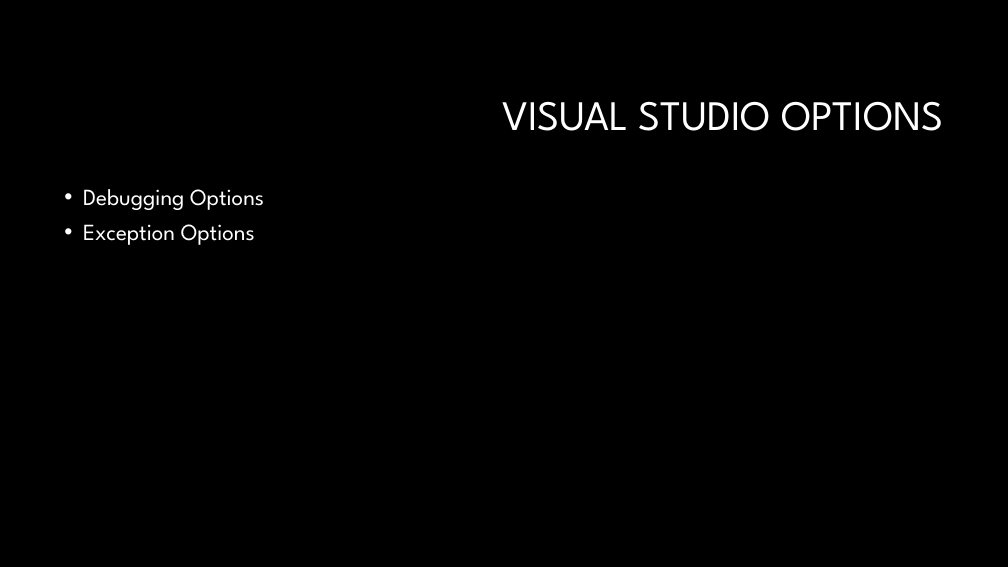
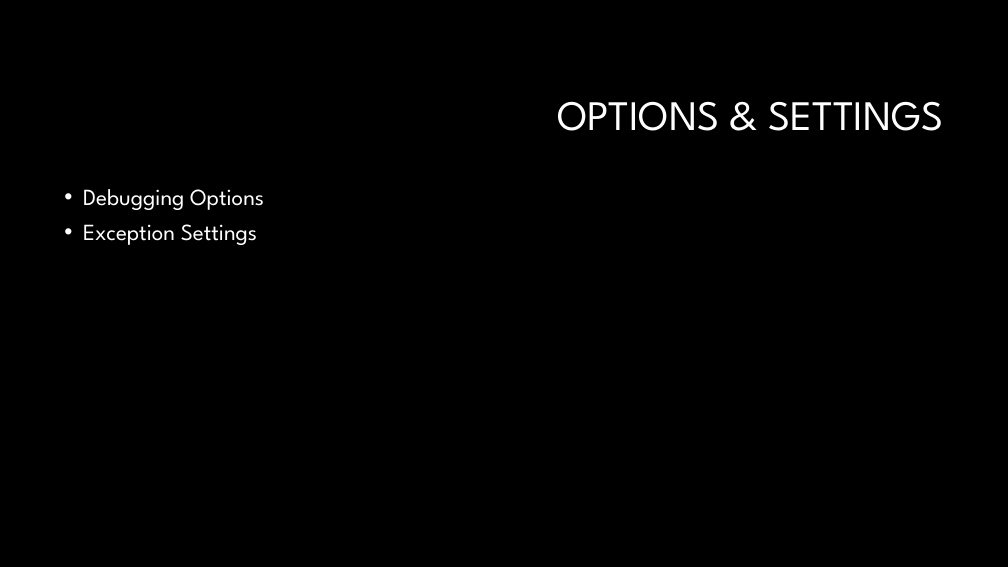
Before and after one commit to GBPhilip/Debugging, a slide deck: slide 4 of Debugging1.pptx. Drawn at 1008x567 pixels with LibreOffice and Linux fonts; fonts in the diff are those of the drawing; background and template pictures are left out. Boxes give left, top, right and bottom in pixels: in the first picture for what was removed or moved away, otherwise in the second. Text is boxed around its words. In the diff, an @@ line names an element or a change of style, - is before the commit and + after.

```diff
--- a/Debugging1.pptx
+++ b/Debugging1.pptx
@@ title at (557,101,944,131): text changed @@
-VISUAL STUDIO OPTIONS
+OPTIONS & SETTINGS
@@ text at (83,224,257,245): text changed @@
-• Exception Options
+• Exception Settings
```
Also in this commit, not shown: 9 other slides changed, 48 slides removed, 5 other files.
